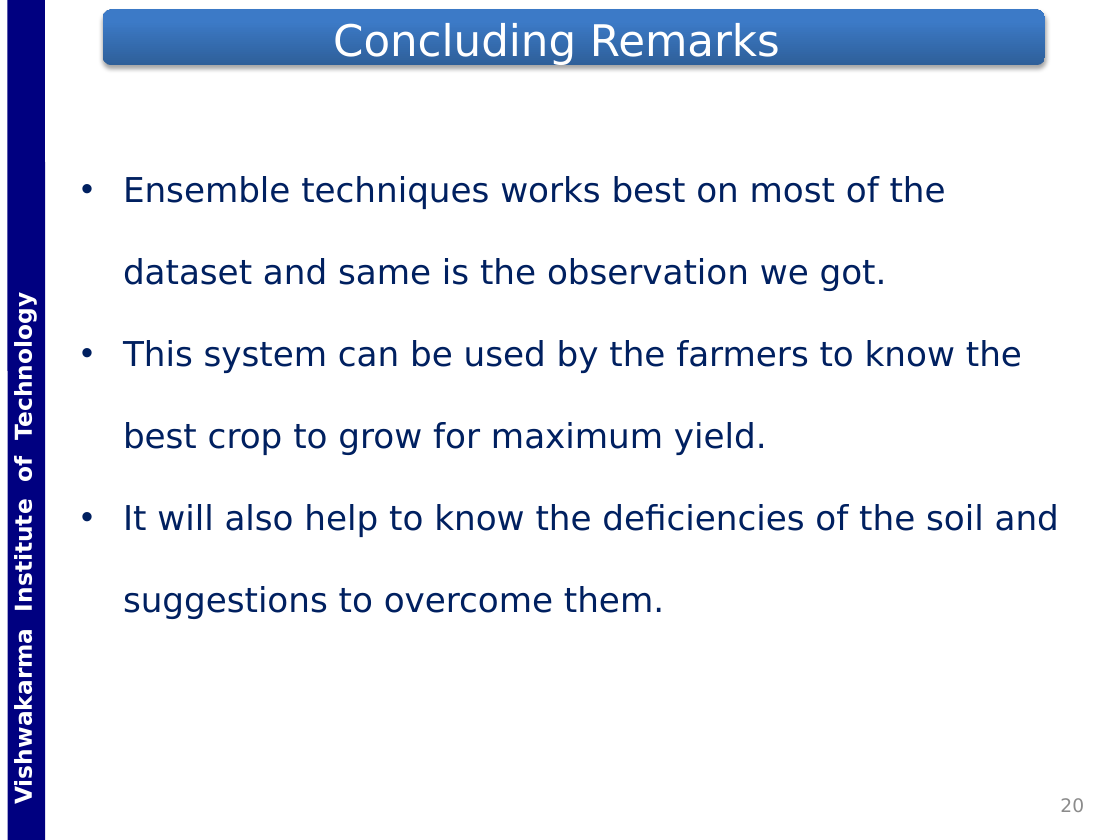
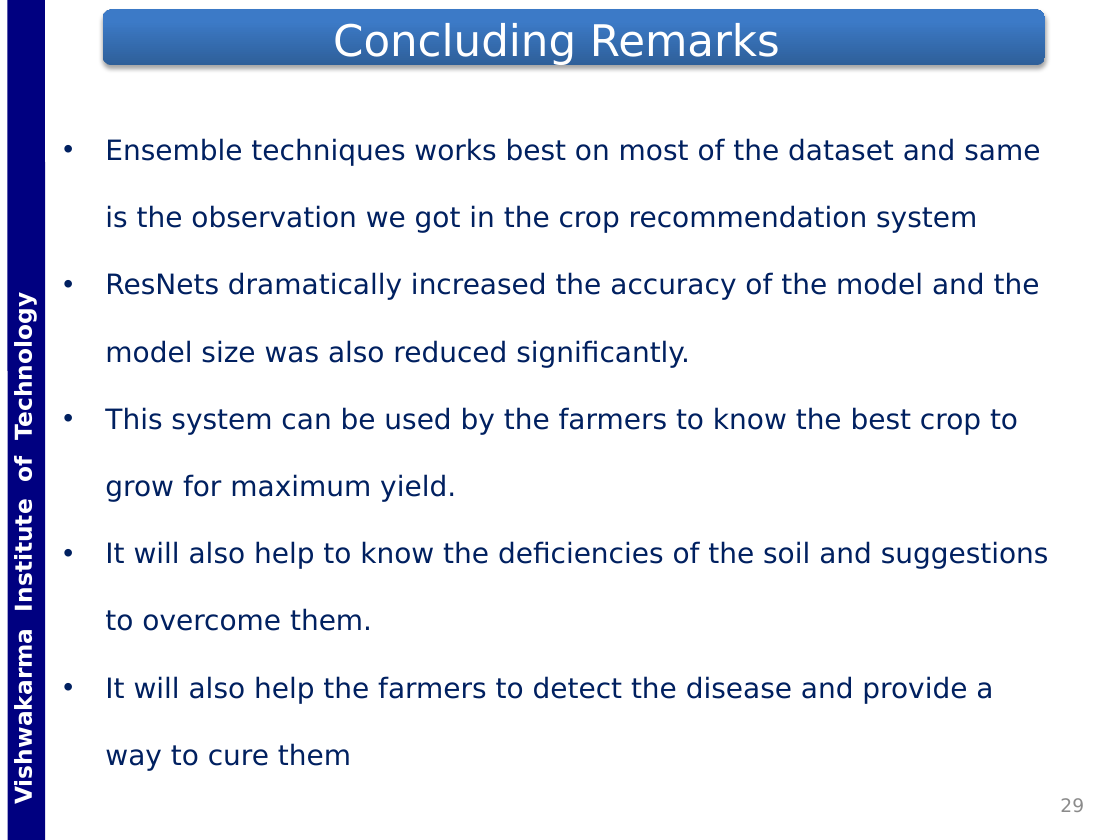
Before and after one commit to Gladiator07/Harvestify, a slide deck: slide 29 of Docs/PPT_ED_SY_DIV-ICA_BATCH-B3_GRP-G5_DATE-201030_RN-65-66-67-68.pptx (slide 20 before the commit). Drawn at 1120x840 pixels with LibreOffice and Linux fonts; fonts in the diff are those of the drawing; background and template pictures are left out. Boxes give left, top, right and bottom in pixels: in the first picture for what was removed or moved away, otherwise in the second. Text is boxed around its words. In the diff, an @@ line names an element or a change of style, - is before the commit and + after.

Commit message:
added ppt

```diff
--- a/Docs/PPT_ED_SY_DIV-ICA_BATCH-B3_GRP-G5_DATE-201030_RN-65-66-67-68.pptx
+++ b/Docs/PPT_ED_SY_DIV-ICA_BATCH-B3_GRP-G5_DATE-201030_RN-65-66-67-68.pptx
@@ text "Ensemble techniques works best on ...": place and size @@
-text "Ensemble techniques works best on ..." at [123, 176, 1059, 619]
+text "Ensemble techniques works best on ..." at [105, 138, 1049, 771]
@@ text at [105, 138, 1040, 368]: text changed; size 22 to 18 pt @@
-• Ensemble techniques works best on most of the dataset and same is the observation we got.
+• Ensemble techniques works best on most of the dataset and same is the observation we got in the crop recommendation system
+• ResNets dramatically increased the accuracy of the model and the model size was also reduced significantly.
@@ text at [105, 407, 1049, 631]: size 22 to 18 pt in "This system can be used by the ...", "It will also help to know the ..." @@
@@ text at [105, 676, 993, 771]: paragraph added @@
+• It will also help the farmers to detect the disease and provide a way to cure them
@@ page number at [1060, 798, 1084, 812]: text changed @@
-20
+29
```
Also in this commit, not shown: 5 other slides changed, 10 slides added, 1 slide removed.
